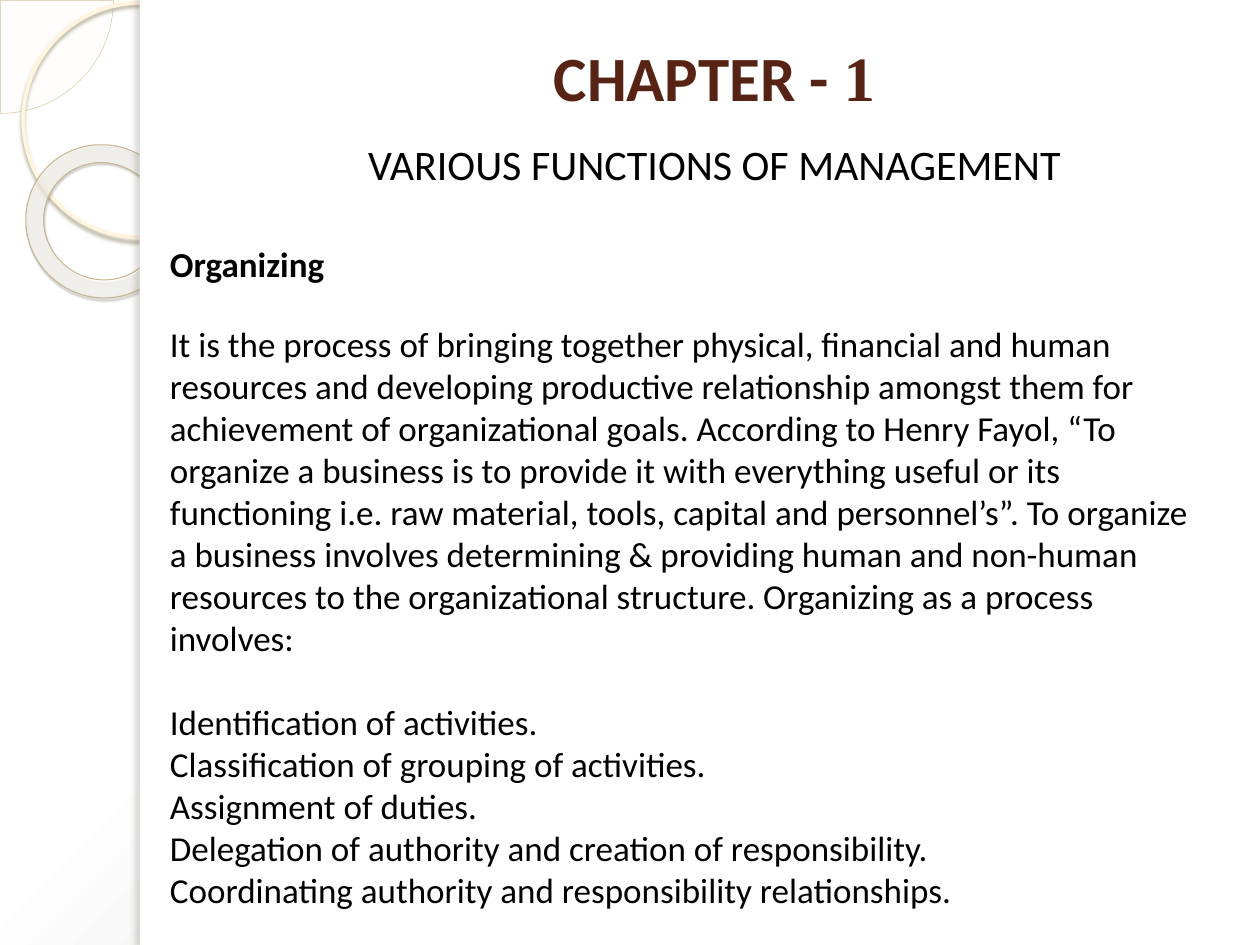
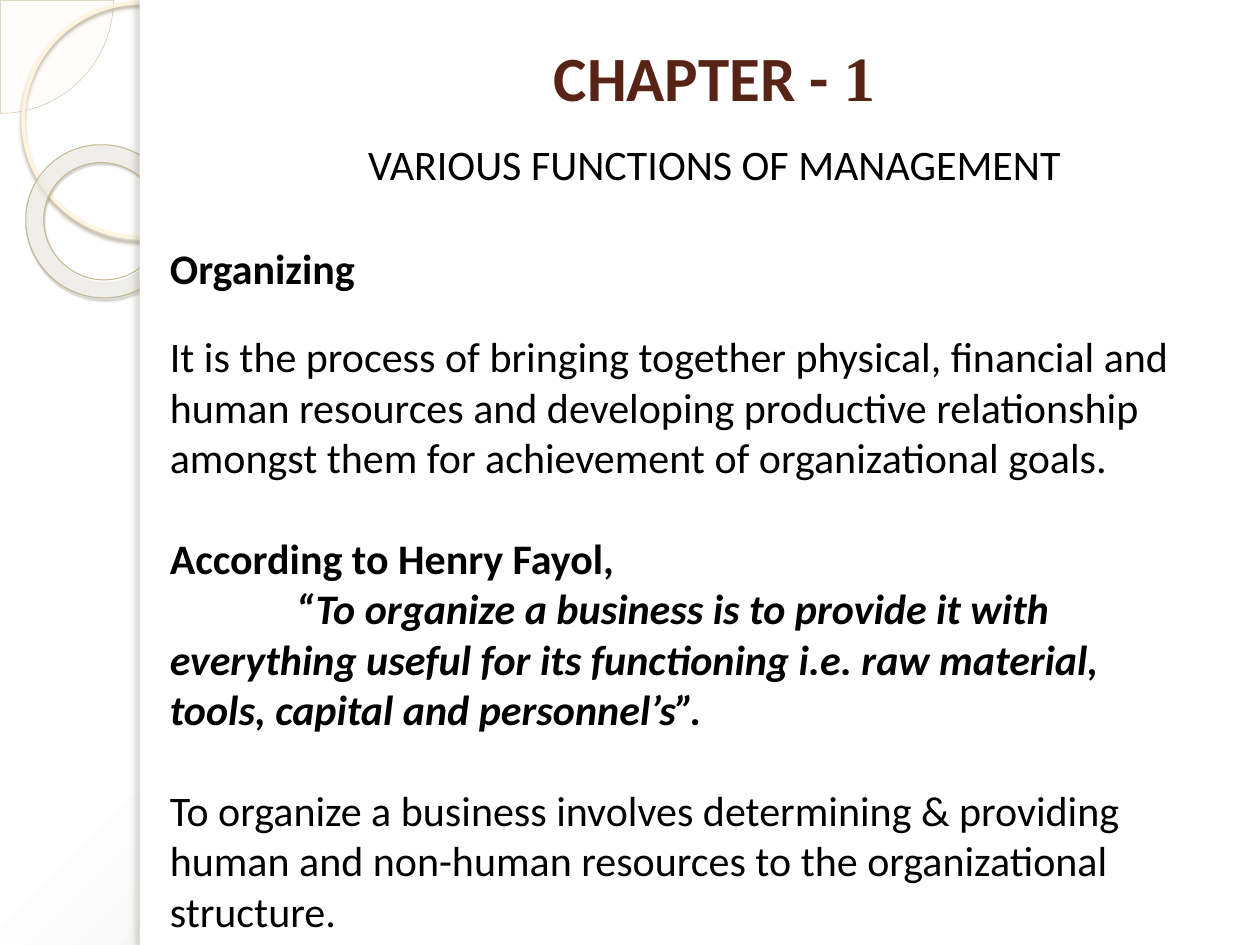
Before and after one commit to pankajgautam307/notes_2026, a slide deck: slide 19 of BOM/Presentation Ch-1.pptx. Drawn at 1260x945 pixels with LibreOffice and Linux fonts; fonts in the diff are those of the drawing. Boxes give left, top, right and bottom in pixels: in the first picture for what was removed or moved away, otherwise in the second. Text is boxed around its words. In the diff, an @@ line names an element or a change of style, - is before the commit and + after.

```diff
--- a/BOM/Presentation Ch-1.pptx
+++ b/BOM/Presentation Ch-1.pptx
@@ text at bbox=[170, 254, 355, 291]: size 20 to 24 pt in "Organizing" @@
@@ text at bbox=[170, 342, 1168, 928]: text changed; size 20 to 24 pt @@
-It is the process of bringing together physical, financial and human resources and developing productive relationship amongst them for achievement of organizational goals. According to Henry Fayol, “To organize a business is to provide it with everything useful or its functioning i.e. raw material, tools, capital and personnel’s”. To organize a business involves determining & providing human and non-human resources to the organizational structure. Organizing as a process involves:
-Identification of activities.
-Classification of grouping of activities.
-Assignment of duties.
-Delegation of authority and creation of responsibility.
-Coordinating authority and responsibility relationships.
+It is the process of bringing together physical, financial and human resources and developing productive relationship amongst them for achievement of organizational goals.
+According to Henry Fayol,
+“To organize a business is to provide it with everything useful for its functioning i.e. raw material, tools, capital and personnel’s”.
+To organize a business involves determining & providing human and non-human resources to the organizational structure.
```
Also in this commit, not shown: 11 other slides changed, 10 slides added, 2 other files.
